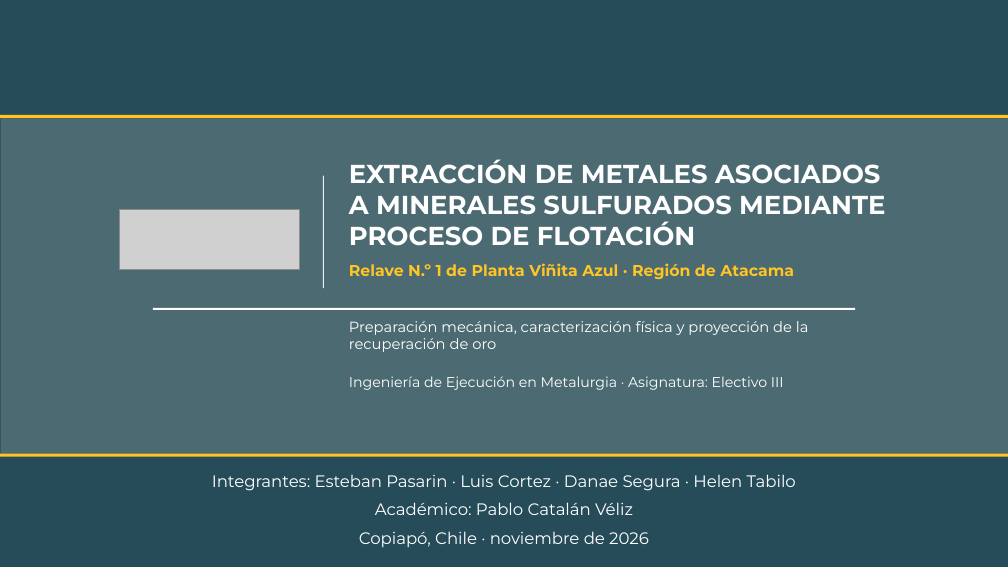
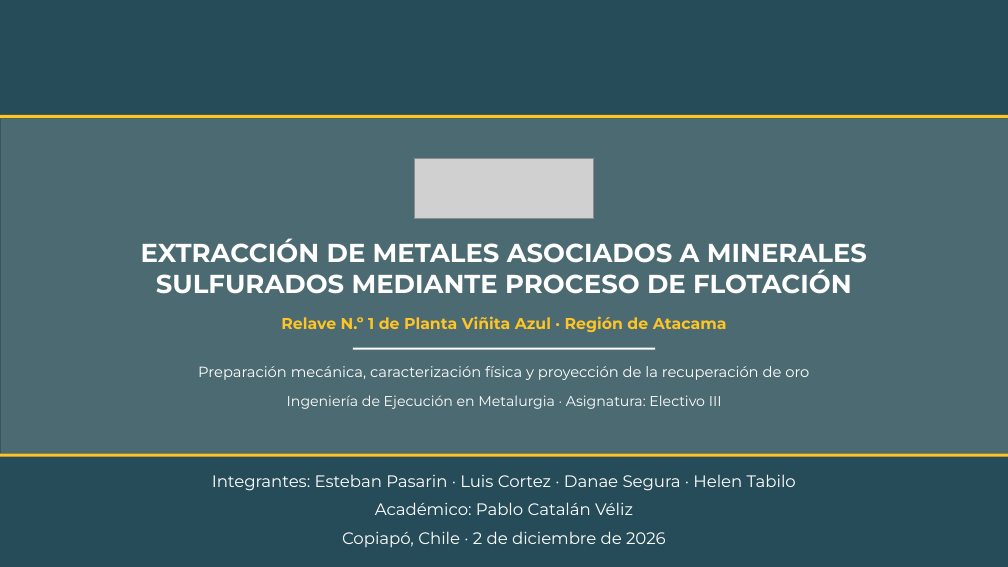
Before and after one commit to flakoks/juego-amigo-secreto, a slide deck: slide 1 of presentacion-tesis/presentacion_flotacion_relave.pptx. Drawn at 1008x567 pixels with LibreOffice and Linux fonts; fonts in the diff are those of the drawing; grey boxes stand for pictures. Boxes give left, top, right and bottom in pixels: in the first picture for what was removed or moved away, otherwise in the second. Text is boxed around its words. In the diff, an @@ line names an element or a change of style, - is before the commit and + after.

```diff
--- a/presentacion-tesis/presentacion_flotacion_relave.pptx
+++ b/presentacion-tesis/presentacion_flotacion_relave.pptx
@@ rectangle removed at (x1=323, y1=175, x2=324, y2=288) @@
@@ picture moved from (x1=119, y1=209, x2=299, y2=270) to (x1=414, y1=159, x2=594, y2=219) @@
@@ text "EXTRACCIÓN DE METALES ASOCIADOS A ..." at (x1=141, y1=238, x2=867, y2=294): vertical alignment bottom to middle @@
@@ text at (x1=141, y1=238, x2=867, y2=294): text changed @@
-EXTRACCIÓN DE METALES ASOCIADOS
-A MINERALES SULFURADOS MEDIANTE
-PROCESO DE FLOTACIÓN
+EXTRACCIÓN DE METALES ASOCIADOS A MINERALES
+SULFURADOS MEDIANTE PROCESO DE FLOTACIÓN
@@ text "Relave N.º 1 de Planta ..." at (x1=281, y1=316, x2=727, y2=332): alignment left to centre @@
@@ text "Relave N.º 1 de Planta ..." moved from (x1=349, y1=263, x2=794, y2=279) to (x1=281, y1=316, x2=727, y2=332) @@
@@ text "Preparación mecánica, caracterización física y ..." moved from (x1=349, y1=321, x2=809, y2=352) to (x1=198, y1=366, x2=809, y2=380) @@
@@ text "Preparación mecánica, caracterización física y ..." at (x1=198, y1=366, x2=809, y2=380): alignment left to centre; vertical alignment top to middle @@
@@ rectangle resized from (x1=153, y1=308, x2=855, y2=310) to (x1=353, y1=348, x2=656, y2=350) @@
@@ text "Ingeniería de Ejecución en Metalurgia ..." moved from (x1=349, y1=376, x2=784, y2=390) to (x1=287, y1=395, x2=722, y2=409) @@
@@ text "Ingeniería de Ejecución en Metalurgia ..." at (x1=287, y1=395, x2=722, y2=409): alignment left to centre @@
@@ text at (x1=342, y1=531, x2=666, y2=547): text changed @@
-Copiapó, Chile · noviembre de 2026
+Copiapó, Chile · 2 de diciembre de 2026
```
Also in this commit, not shown: 1 other slide changed, 3 other files.
